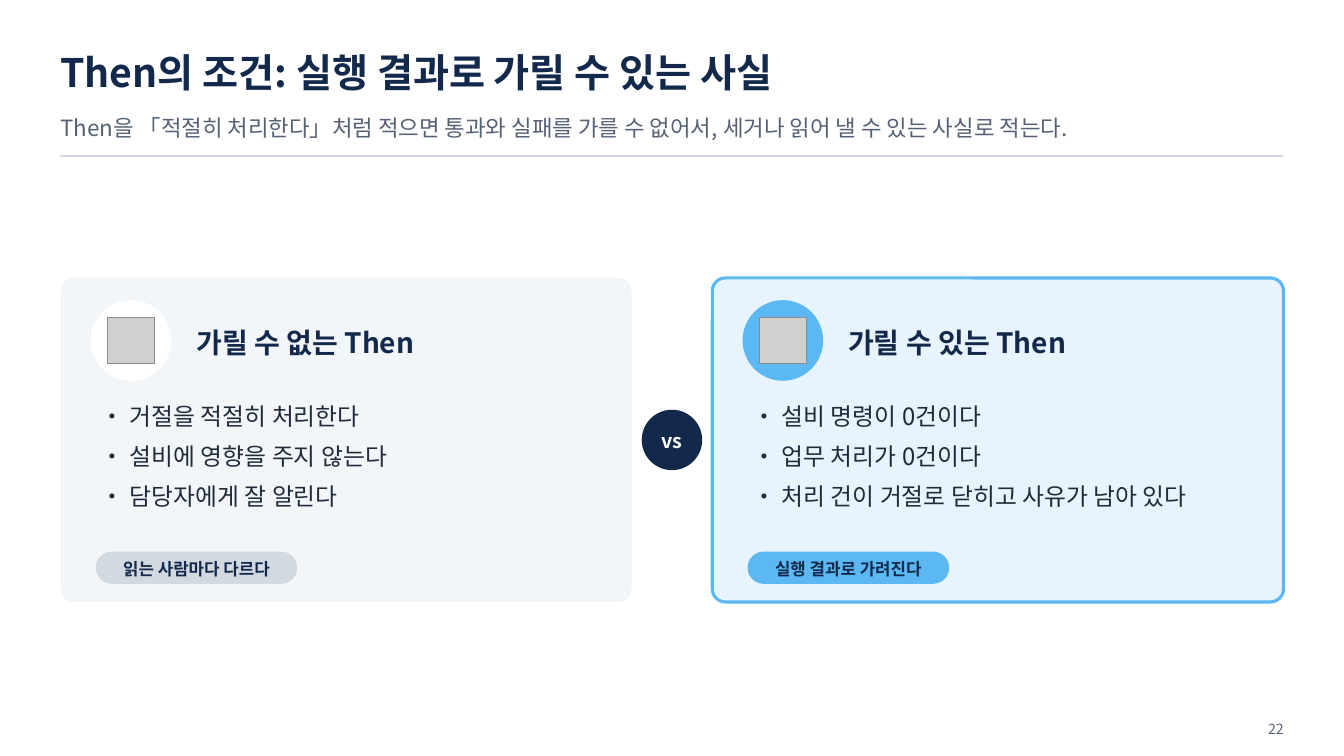
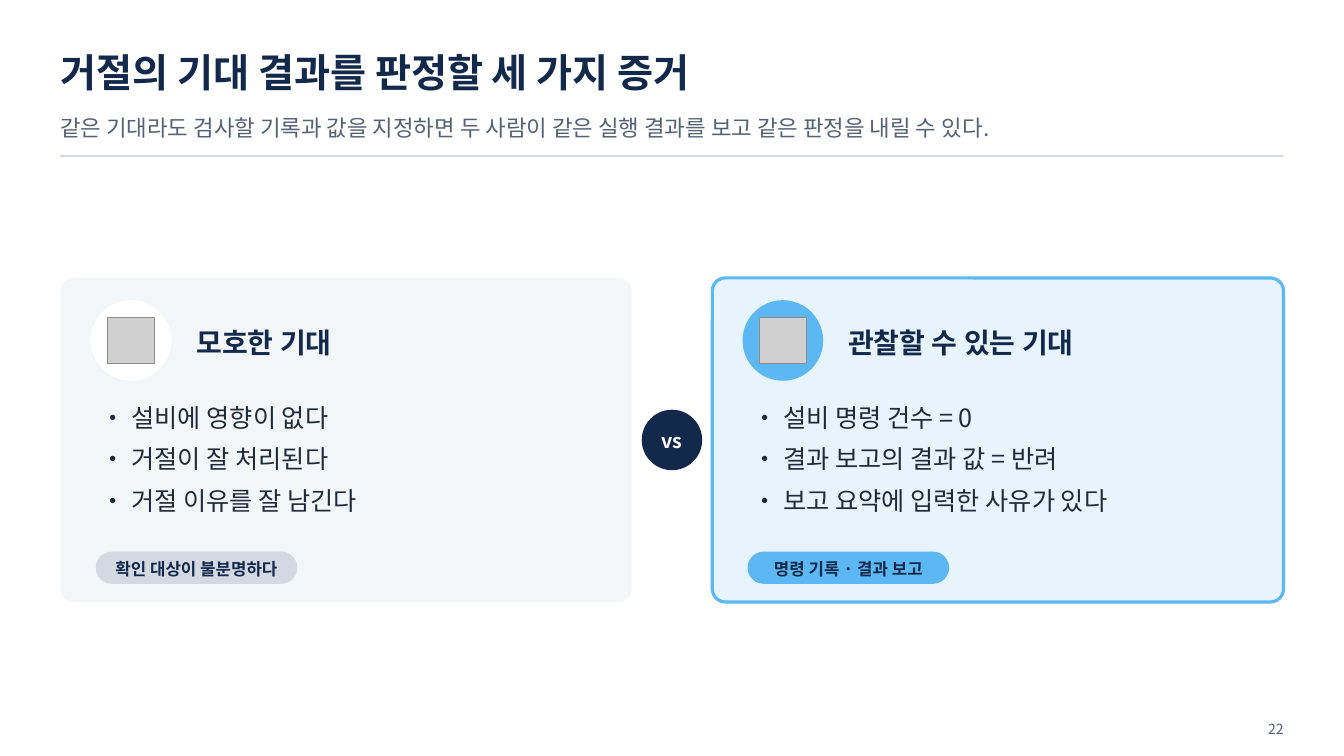
Before and after one commit to uengine-oss/hyd-iot-edu, a slide deck: slide 22 of workspace/강의제작/산출물/통합반/이론_오프라인/07회차/통합반_오프라인_07회차.pptx. Drawn at 1344x756 pixels with LibreOffice and Linux fonts; fonts in the diff are those of the drawing; grey boxes stand for pictures. Boxes give left, top, right and bottom in pixels: in the first picture for what was removed or moved away, otherwise in the second. Text is boxed around its words. In the diff, an @@ line names an element or a change of style, - is before the commit and + after.

Commit message:
통합반 현장 7회차 18~22장 거절 시나리오와 관찰할 결과를 확정

```diff
--- a/workspace/강의제작/산출물/통합반/이론_오프라인/07회차/통합반_오프라인_07회차.pptx
+++ b/workspace/강의제작/산출물/통합반/이론_오프라인/07회차/통합반_오프라인_07회차.pptx
@@ text at <box>60,54,690,91</box>: text changed @@
-Then의 조건: 실행 결과로 가릴 수 있는 사실
+거절의 기대 결과를 판정할 세 가지 증거
@@ text at <box>60,117,989,138</box>: text changed @@
-Then을 「적절히 처리한다」처럼 적으면 통과와 실패를 가를 수 없어서, 세거나 읽어 낼 수 있는 사실로 적는다.
+같은 기대라도 검사할 기록과 값을 지정하면 두 사람이 같은 실행 결과를 보고 같은 판정을 내릴 수 있다.
@@ text at <box>196,329,332,356</box>: text changed @@
-가릴 수 없는 Then
+모호한 기대
@@ text at <box>848,329,1074,356</box>: text changed @@
-가릴 수 있는 Then
+관찰할 수 있는 기대
@@ text at <box>131,406,358,512</box>: text changed; size 17 to 18 pt @@
-• 거절을 적절히 처리한다
-• 설비에 영향을 주지 않는다
-• 담당자에게 잘 알린다
+• 설비에 영향이 없다
+• 거절이 잘 처리된다
+• 거절 이유를 잘 남긴다
@@ text at <box>783,406,1107,512</box>: text changed; size 17 to 18 pt @@
-• 설비 명령이 0건이다
-• 업무 처리가 0건이다
-• 처리 건이 거절로 닫히고 사유가 남아 있다
+• 설비 명령 건수 = 0
+• 결과 보고의 결과 값 = 반려
+• 보고 요약에 입력한 사유가 있다
@@ text at <box>115,561,277,577</box>: text changed @@
-읽는 사람마다 다르다
+확인 대상이 불분명하다
@@ text at <box>774,561,923,577</box>: text changed @@
-실행 결과로 가려진다
+명령 기록 · 결과 보고
```
Also in this commit, not shown: 4 other slides changed, 10 other files.
